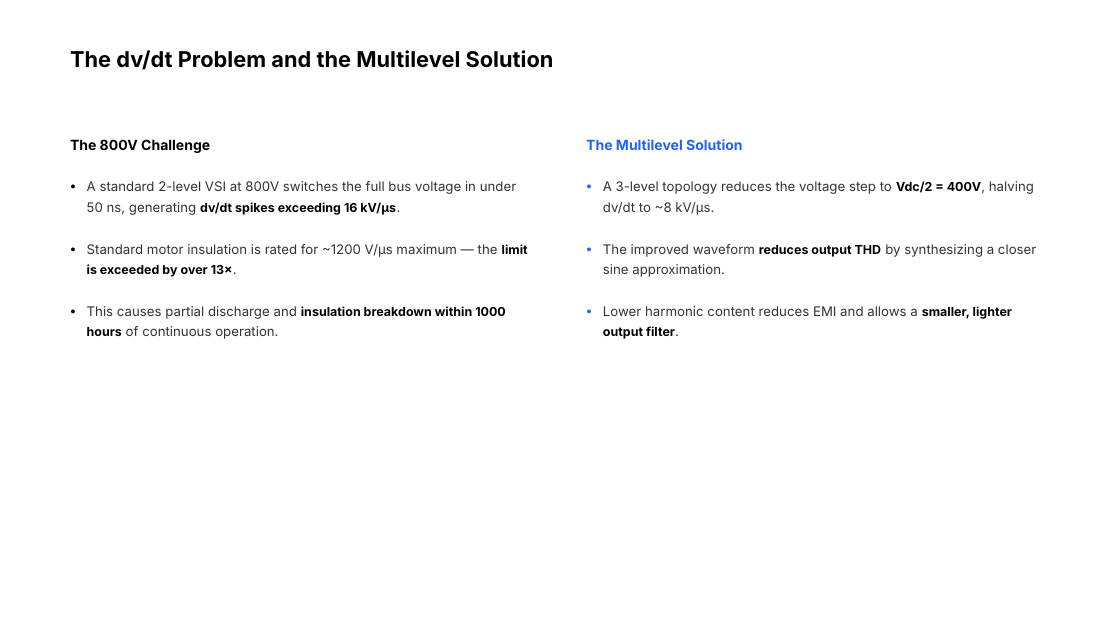
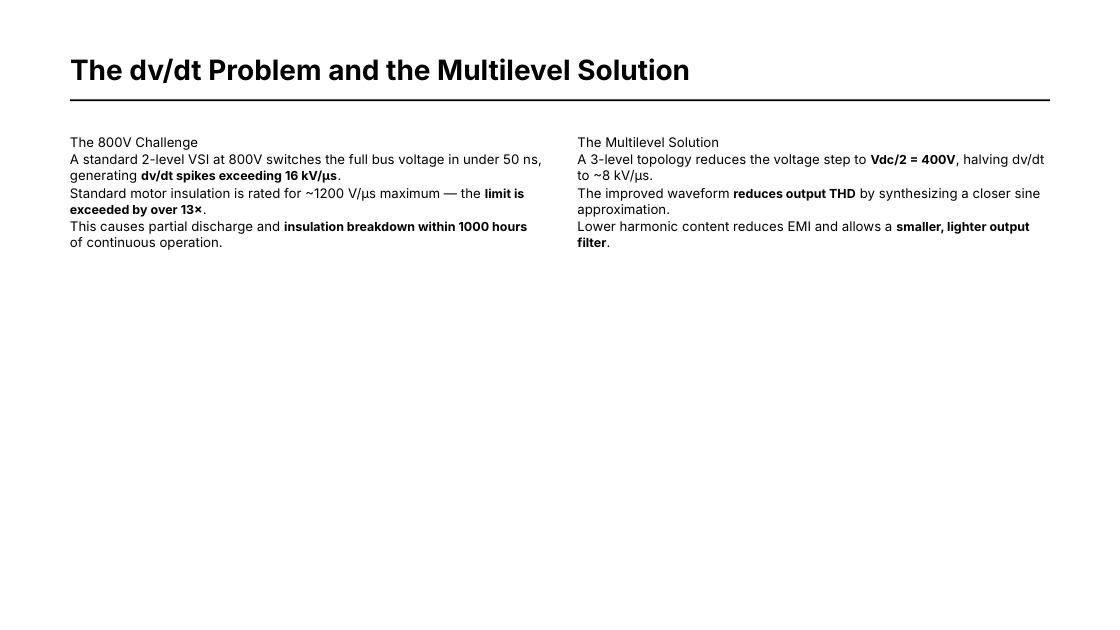
Before and after one commit to HayagreevSMeta/Inverter-Design, a slide deck: slide 4 of FC_Inverter_Presentation.pptx. Drawn at 1120x630 pixels with LibreOffice and Linux fonts; fonts in the diff are those of the drawing; background and template pictures are left out. Boxes give left, top, right and bottom in pixels: in the first picture for what was removed or moved away, otherwise in the second. Text is boxed around its words. In the diff, an @@ line names an element or a change of style, - is before the commit and + after.

Commit message:
Update PPT to latest presentation version with all design reasoning

```diff
--- a/FC_Inverter_Presentation.pptx
+++ b/FC_Inverter_Presentation.pptx
@@ text "The dv/dt Problem and the ...": place and size @@
-text "The dv/dt Problem and the ..." at (70,50,554,70)
+text "The dv/dt Problem and the ..." at (70,58,690,83)
@@ text "The dv/dt Problem and the ..." at (70,58,690,83): size 14 to 18 pt; line spacing 1.04 to 1 @@
@@ rectangle added at (69,100,1049,102), fill #000000 @@
@@ text "The 800V Challenge" at (70,137,198,150): size 9 to 8.5 pt, bold off @@
@@ text "The Multilevel Solution": place and size @@
-text "The Multilevel Solution" at (586,139,743,150)
+text "The Multilevel Solution" at (577,137,719,147)
@@ text "The Multilevel Solution" at (577,137,719,147): size 9 to 8.5 pt, text colour #2563EB to #000000, bold off @@
@@ text "A standard 2-level VSI at ...": place and size @@
-text "A standard 2-level VSI at ..." at (87,181,516,215)
+text "A standard 2-level VSI at ..." at (70,154,542,183)
@@ text "A standard 2-level VSI at ..." at (70,154,542,183): text colour #333333 to #000000 in "A standard 2-level VSI at 800V switches ..."; line spacing 1.28 to 1 @@
@@ text removed at (69,175,76,197) @@
-•
@@ text "A 3-level topology reduces the ...": place and size @@
-text "A 3-level topology reduces the ..." at (603,181,1034,215)
+text "A 3-level topology reduces the ..." at (577,154,1044,183)
@@ text "A 3-level topology reduces the ..." at (577,154,1044,183): text colour #333333 to #000000 in "A 3-level topology reduces the voltage step ..."; line spacing 1.28 to 1 @@
@@ text removed at (586,175,592,197) @@
-•
@@ text "Standard motor insulation is rated ...": place and size @@
-text "Standard motor insulation is rated ..." at (87,244,528,277)
+text "Standard motor insulation is rated ..." at (70,188,524,217)
@@ text "Standard motor insulation is rated ..." at (70,188,524,217): text colour #333333 to #000000 in "Standard motor insulation is rated for ~1200 ..."; line spacing 1.28 to 1 @@
@@ text "The improved waveform reduces output ...": place and size @@
-text "The improved waveform reduces output ..." at (603,244,1036,277)
+text "The improved waveform reduces output ..." at (577,188,1041,217)
@@ text "The improved waveform reduces output ..." at (577,188,1041,217): text colour #333333 to #000000 in "The improved waveform by synthesizing a closer ..."; line spacing 1.28 to 1 @@
@@ text "This causes partial discharge and ...": place and size @@
-text "This causes partial discharge and ..." at (87,306,506,339)
+text "This causes partial discharge and ..." at (70,221,527,250)
@@ text "This causes partial discharge and ..." at (70,221,527,250): text colour #333333 to #000000 in "This causes partial discharge and of continuous ..."; line spacing 1.28 to 1 @@
@@ text removed at (69,236,76,259) @@
-•
@@ text "Lower harmonic content reduces EMI ...": place and size @@
-text "Lower harmonic content reduces EMI ..." at (603,306,1012,339)
+text "Lower harmonic content reduces EMI ..." at (577,221,1030,247)
@@ text "Lower harmonic content reduces EMI ..." at (577,221,1030,247): text colour #333333 to #000000 in "Lower harmonic content reduces EMI and allows ..."; line spacing 1.28 to 1 @@
@@ text removed at (586,236,592,259) @@
-•
@@ text removed at (69,299,76,321) @@
-•
@@ text removed at (586,299,592,321) @@
-•
```
Also in this commit, not shown: 12 other slides changed.
